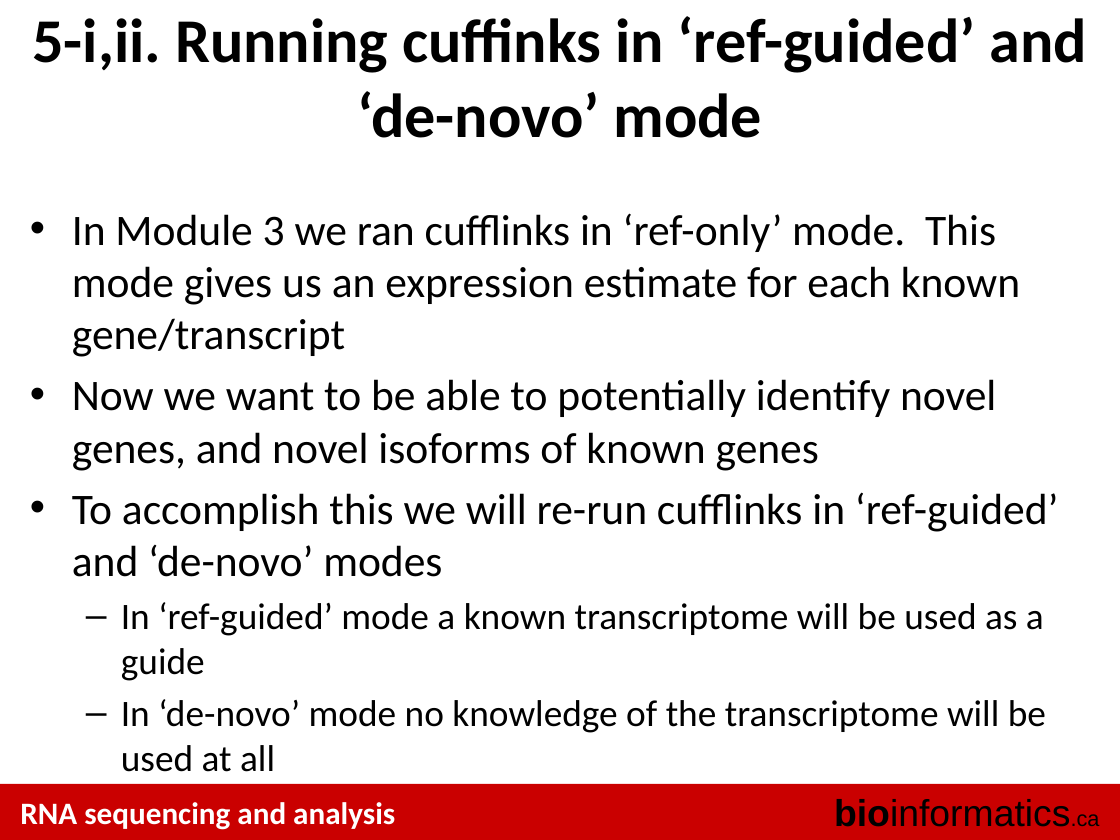
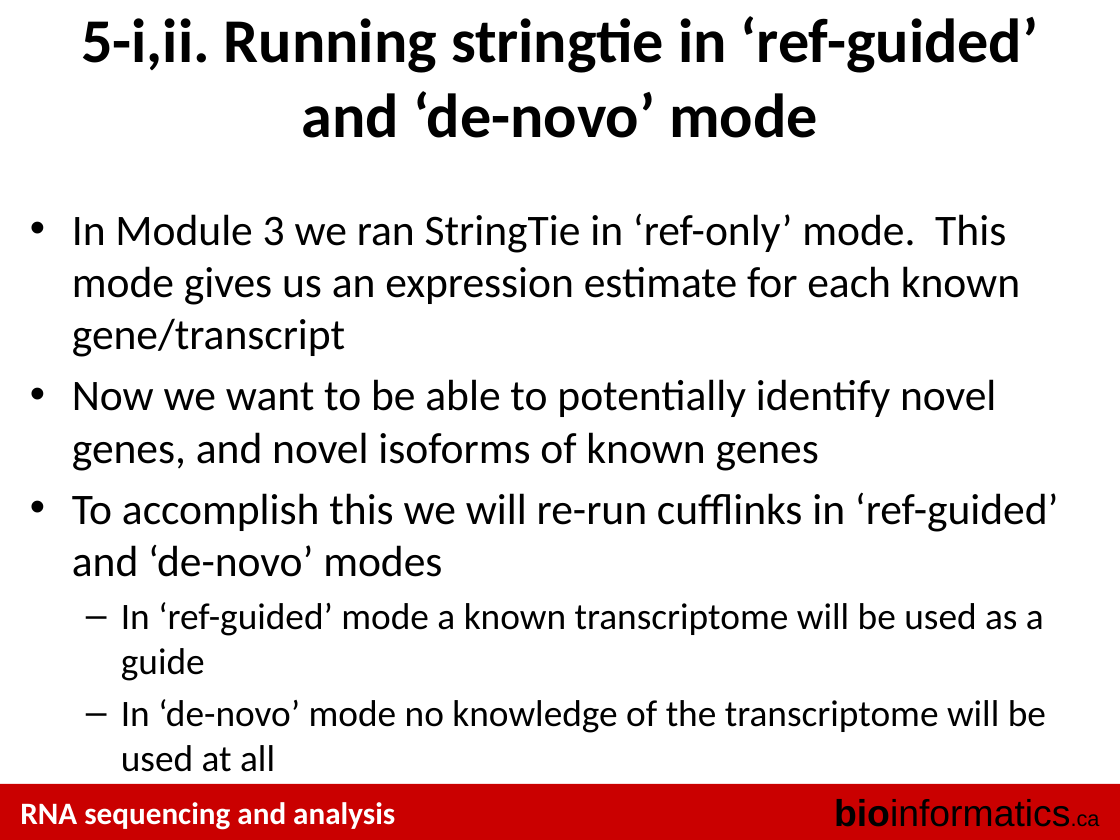
Before and after one commit to griffithlab/rnaseq_tutorial_wiki, a slide deck: slide 5 of LectureFiles/cbw-cshl/2017/RNASeq_Module4_Tutorial.pptx. Drawn at 1120x840 pixels with LibreOffice and Linux fonts; fonts in the diff are those of the drawing. Boxes give left, top, right and bottom in pixels: in the first picture for what was removed or moved away, otherwise in the second. Text is boxed around its words. In the diff, an @@ line names an element or a change of style, - is before the commit and + after.

Commit message:
fix errors and out of date content in module 4 lectures

```diff
--- a/LectureFiles/cbw-cshl/2017/RNASeq_Module4_Tutorial.pptx
+++ b/LectureFiles/cbw-cshl/2017/RNASeq_Module4_Tutorial.pptx
@@ title at box(81, 16, 1039, 138): text changed @@
-5-i,ii. Running cuffinks in ‘ref-guided’ and ‘de-novo’ mode
+5-i,ii. Running stringtie in ‘ref-guided’ and ‘de-novo’ mode
@@ text at box(72, 213, 1020, 357): text changed @@
-• In Module 3 we ran cufflinks in ‘ref-only’ mode. This mode gives us an expression estimate for each known gene/transcript
+• In Module 3 we ran StringTie in ‘ref-only’ mode. This mode gives us an expression estimate for each known gene/transcript
```
Also in this commit, not shown: 5 other slides changed, 2 slides removed, 1 other file.
